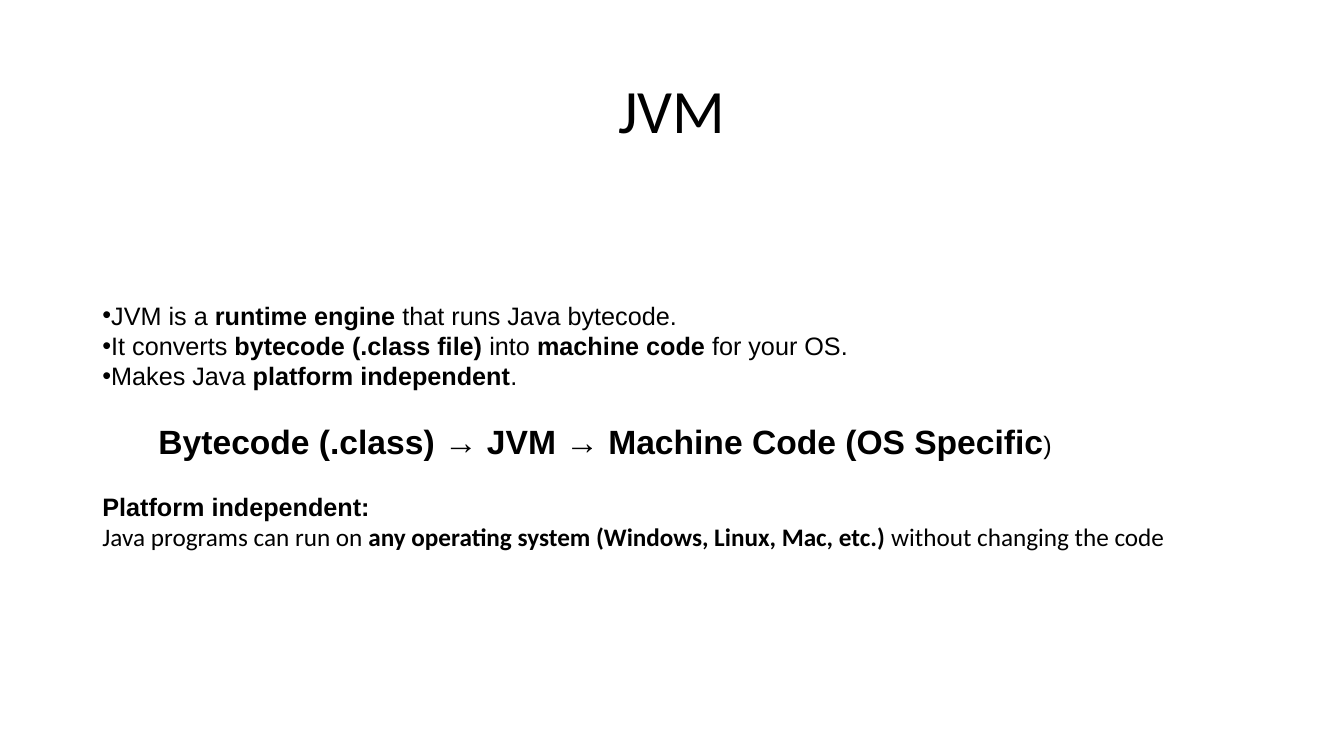
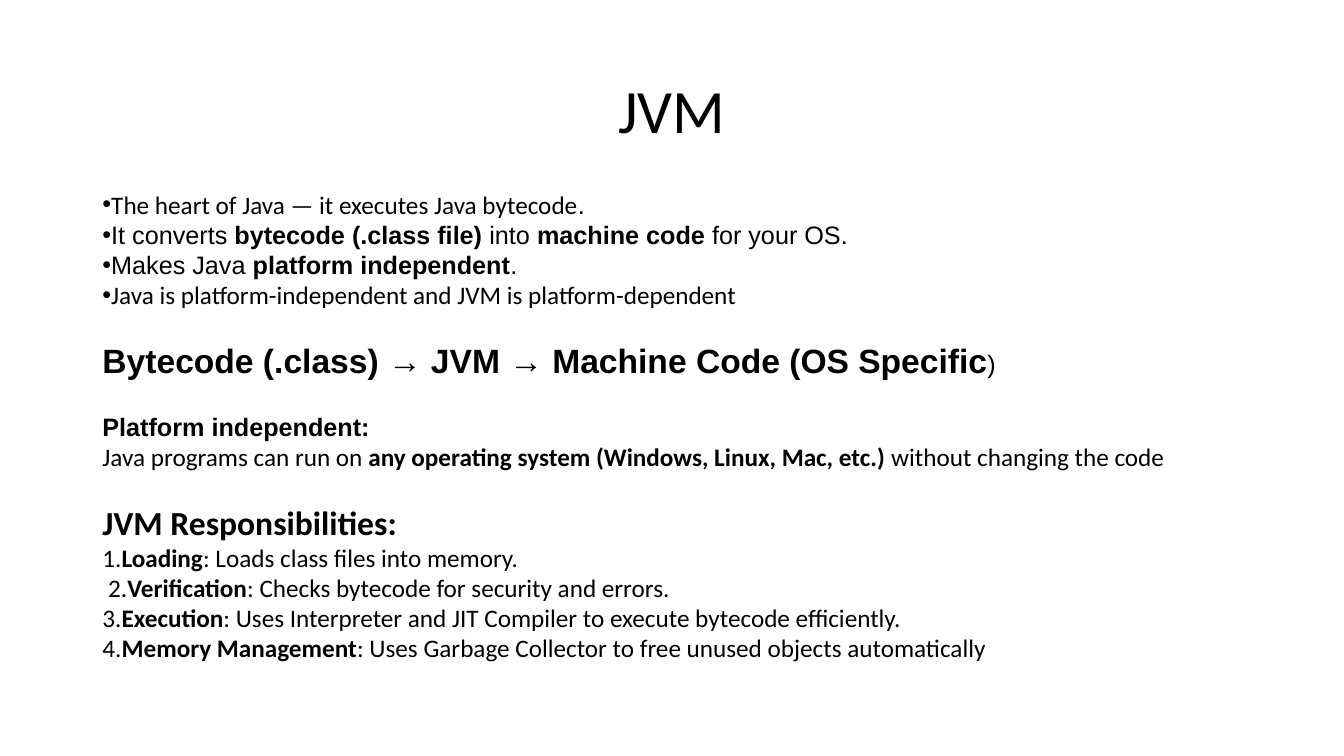
Before and after one commit to jayakrishnaprog/Javademoppt, a slide deck: slide 4 of oops.pptx (slide 2 before the commit). Drawn at 1344x756 pixels with LibreOffice and Linux fonts; fonts in the diff are those of the drawing. Boxes give left, top, right and bottom in pixels: in the first picture for what was removed or moved away, otherwise in the second. Text is boxed around its words. In the diff, an @@ line names an element or a change of style, - is before the commit and + after.

```diff
--- a/oops.pptx
+++ b/oops.pptx
@@ text "The heart of Java — ...": place and size @@
-text "The heart of Java — ..." at (102,306,1164,551)
+text "The heart of Java — ..." at (102,196,1164,662)
@@ text at (111,196,584,218): text changed; font Arial to Calibri @@
-• JVM is a runtime engine that runs Java bytecode.
+• The heart of Java — it executes Java bytecode.
@@ text at (111,286,736,308): paragraph added @@
+• Java is platform-independent and JVM is platform-dependent
@@ text at (102,511,985,662): paragraphs added @@
+JVM Responsibilities:
+1.Loading: Loads class files into memory.
+2.Verification: Checks bytecode for security and errors.
+3.Execution: Uses Interpreter and JIT Compiler to execute bytecode efficiently.
+4.Memory Management: Uses Garbage Collector to free unused objects automatically
```
Also in this commit, not shown: 3 other slides changed, 2 slides added, 1 other file.
